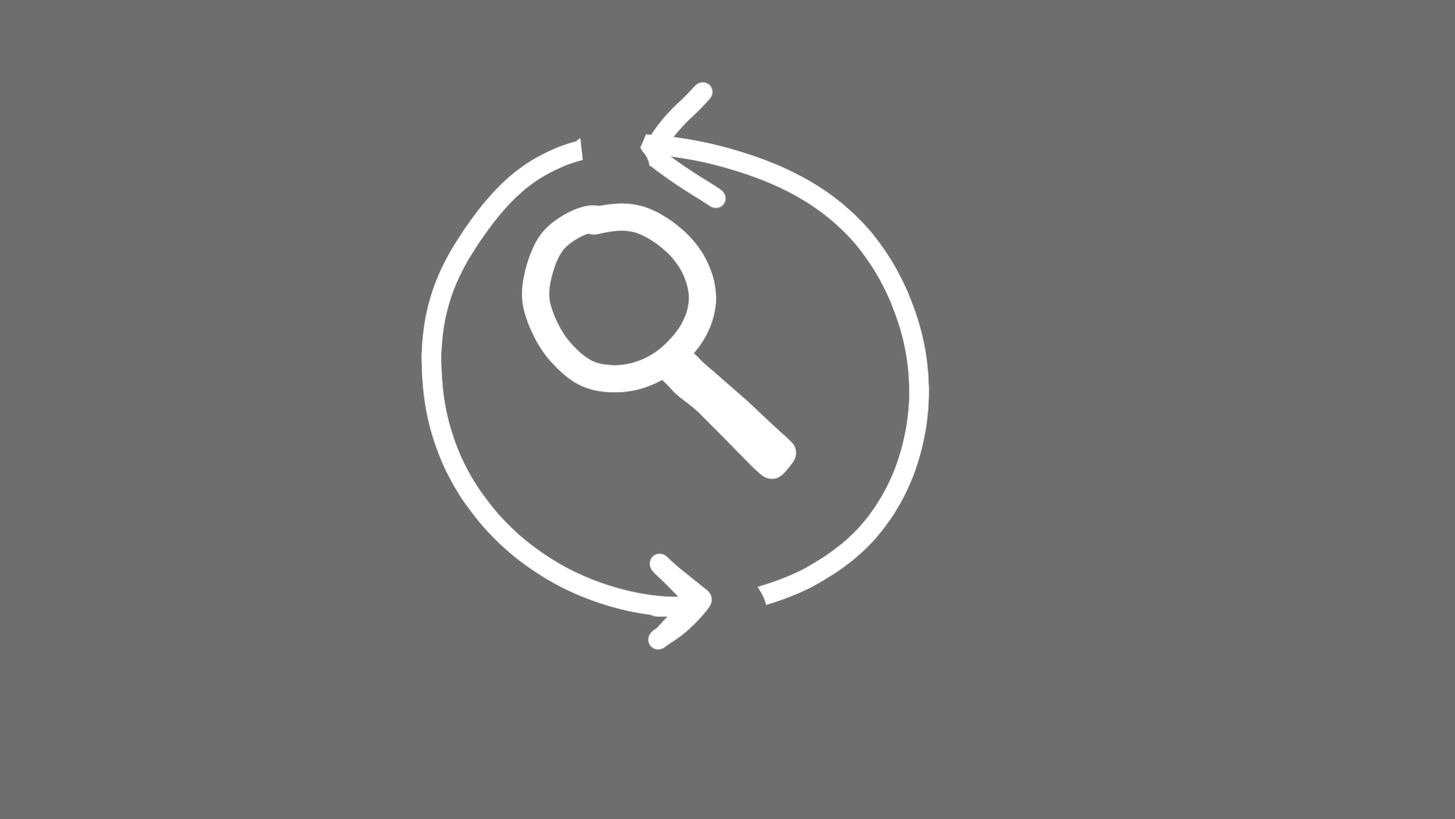
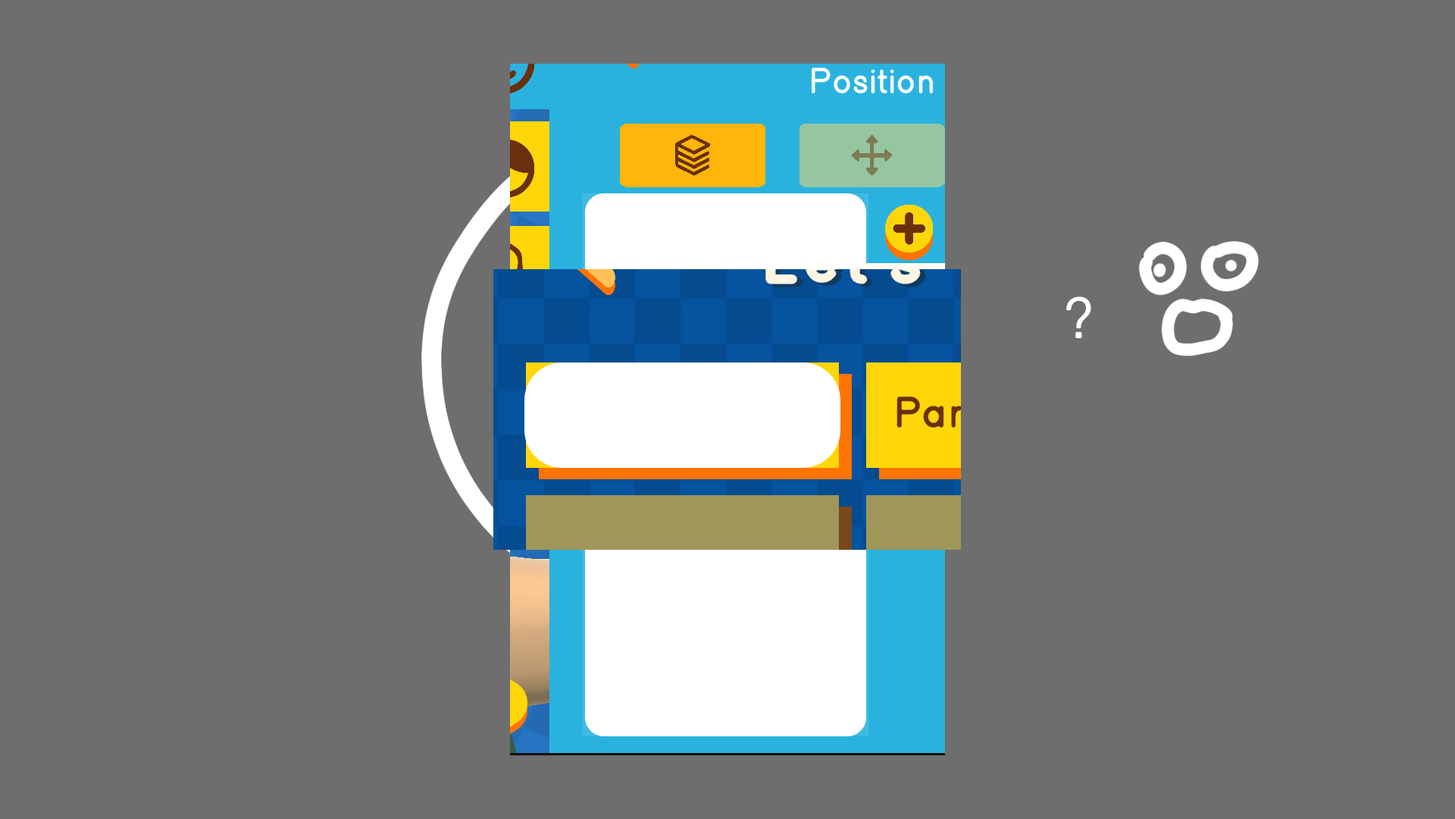
Before/after of a (1455, 819) layered artwork. What changed in the layer stack:
added group "misc" with 11 layers above "cameraButtons" over [493, 63, 1260, 755]
added layer "?" in group "misc" over [1066, 296, 1092, 339]
added layer "Rectangle 24" in group "misc" over [524, 362, 841, 468]
added layer "Layer 35" in group "misc" over [493, 269, 962, 550]
added layer "Layer 33 copy 4" in group "misc" over [1138, 240, 1260, 357]
added layer "Rectangle 23" in group "misc" over [585, 193, 867, 737]
added layer "Layer 32" in group "misc" over [510, 63, 946, 755]
